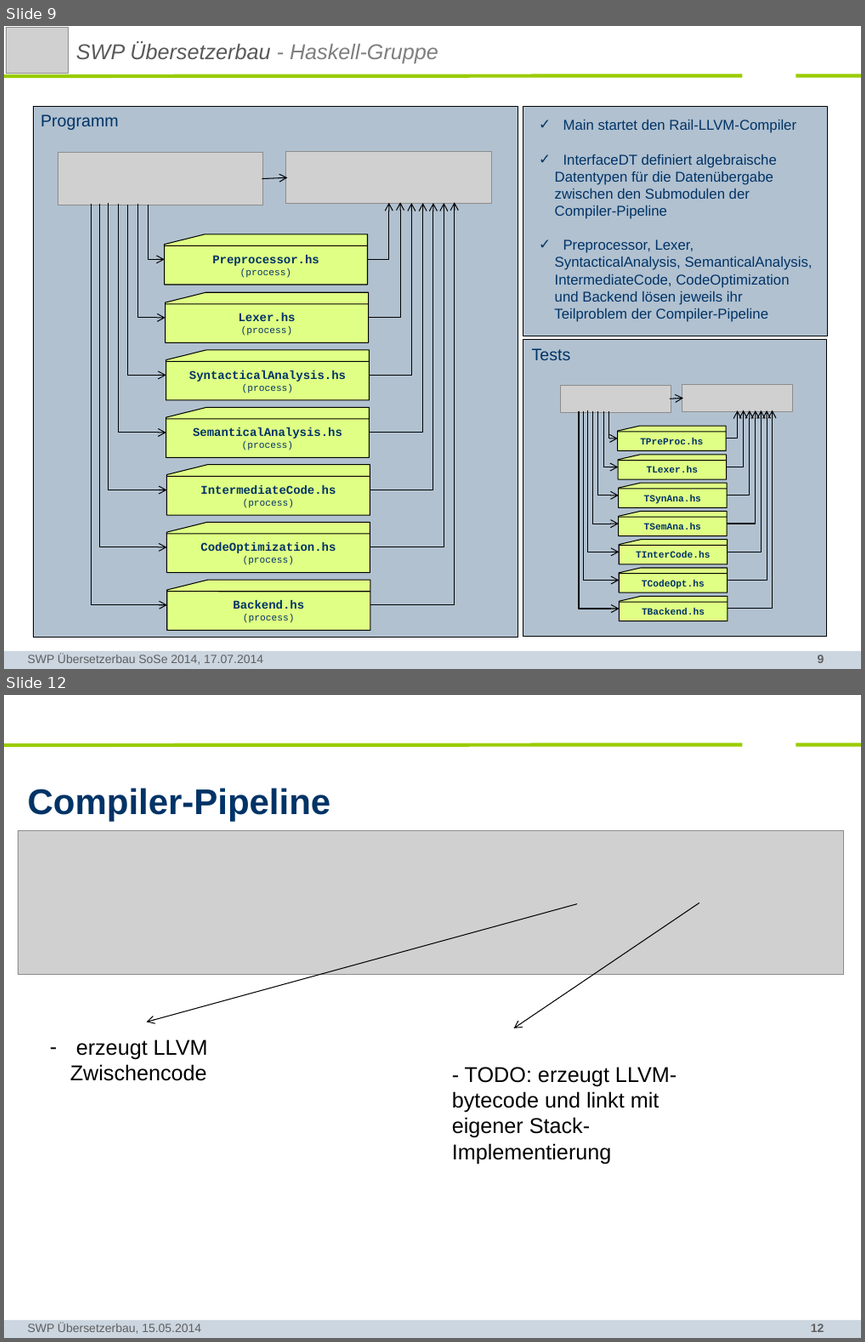
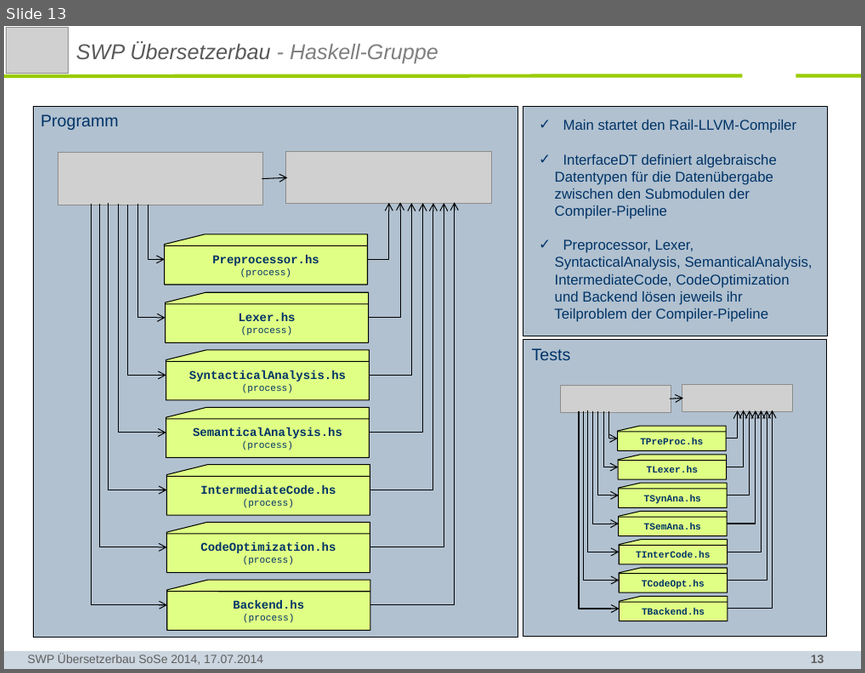
Before and after one commit to SWP-Ubau-SoSe2014-Haskell/SWPSoSe14, a slide deck: documentation/SWPSoSe14MS3.ppt. Shown one above the other, each under a label of ours: slides 9 and 12 before the commit, slide 13 after it; the slides between them are not shown. The pictures are 865x1342 and 865x673 pixels, drawn with LibreOffice and Linux fonts; fonts in the diff are those of the drawing; grey boxes stand for pictures; background and template pictures are left out. Boxes give left, top, right and bottom in pixels: in the first picture for what was removed or moved away, otherwise in the second. Text is boxed around its words. In the diff, an @@ line names an element or a change of style, - is before the commit and + after.

```diff
--- a/documentation/SWPSoSe14MS3.ppt
+++ b/documentation/SWPSoSe14MS3.ppt
@@ slide 12 removed at (4, 695, 861, 1338), background #FFFFFF; not listed: 4 template elements that a slide beside it also shows @@
@@ title removed at (28, 788, 331, 822) @@
-Compiler-Pipeline
@@ picture removed at (18, 830, 844, 975) @@
@@ arrow removed from (577, 904) to (146, 1021) @@
@@ arrow removed from (698, 902) to (514, 1028) @@
@@ text removed at (70, 1039, 208, 1081) @@
-– erzeugt LLVM Zwischencode
@@ text removed at (452, 1066, 676, 1163) @@
-- TODO: erzeugt LLVM-bytecode und linkt mit eigener Stack-Implementierung
@@ text removed at (28, 1322, 201, 1333) @@
-SWP Übersetzerbau, 15.05.2014
@@ what was slide 9 is now slide 13 @@
@@ page number at (811, 654, 824, 663): text changed @@
-9
+13
```
Also in this commit, not shown: 6 slides changed, 16 slides added, 2 other slides removed.
